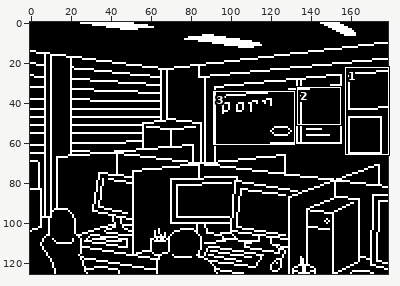
Two versions of one sprite sheet, public/asset/img/teachers_room.png. The first picture is a wide view before the edit; the outline marks the close-up.
Close-up. First the earlier version:
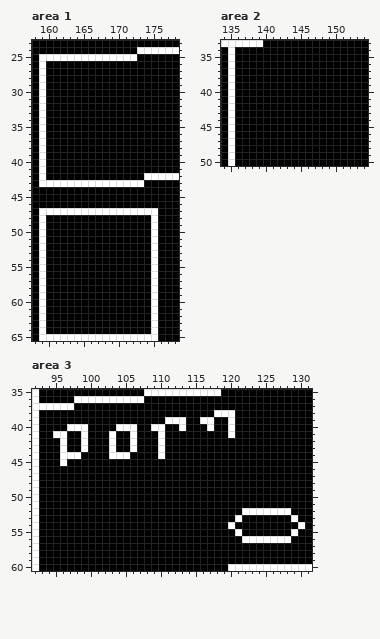
The file is 358x252 pixels, drawn in blocks of 2x2; one block is one cell here. Shown: area 1: x 158..178, y 23..65; area 2: x 134..154, y 33..50; area 3: x 92..131, y 35..60.
Now the later version:
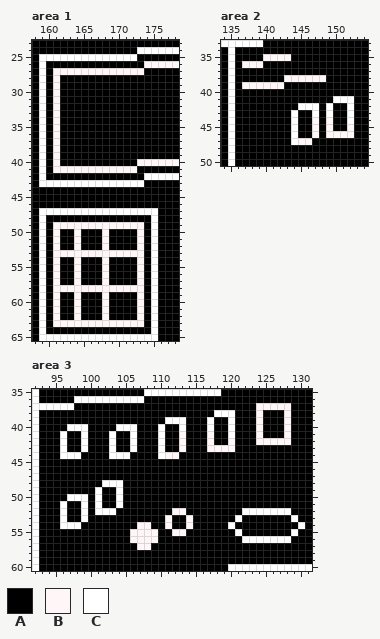
Palette (. is transparent): A #000000  B #fff7f7  C #ffffff
The edit:
Area 1:
The author changed colour A to colour B in row 26 at x 174 to 178; in row 27 at x 161 to 173; in rows 28 to 39 at x 161; in row 40 at x 161 and 173 to 178; in row 41 at x 161 to 172; in row 49 at x 161 to 173.
The author changed colour A to colour B in rows 50 to 52 at x 161, 164, 168 and 173; in row 53 at x 161 to 173; in rows 54 to 57 at x 161, 164, 168 and 173; in row 58 at x 161 to 173; in rows 59 to 62 at x 161, 164, 168 and 173; in row 63 at x 161 to 173.
Area 2:
The author changed colour A to colour B in row 35 at x 140 to 143; in row 36 at x 137 to 139; in row 38 at x 143 to 148; in row 39 at x 137 to 142; in row 44 at x 147 and 149; in row 45 at x 147, 149 and 152.
The author changed colour A to colour B in row 46 at x 147 and 149 to 152; in row 47 at x 145 to 146.
The author changed colour A to colour C in row 41 at x 150 to 152; in row 42 at x 145 to 147, 149 and 152; in row 43 at x 144, 147, 149 and 152; in row 44 at x 144 and 152; in rows 45 to 47 at x 144.
Area 3:
The author changed colour C to colour A in row 39 at x 116; in row 40 at x 109; in row 41 at x 95; in row 45 at x 96.
The author changed colour A to colour B in row 37 at x 124 to 128; in rows 38 to 40 at x 124 and 128; in row 41 at x 113, 117, 124 and 128; in row 42 at x 113, 117, 120 and 124 to 128; in row 43 at x 113 and 117 to 120; in row 44 at x 111 to 112.
The author changed colour A to colour B in row 52 at x 112 to 113; in row 53 at x 111 and 114; in row 54 at x 107 to 108, 111 and 114; in row 55 at x 106 to 109 and 112 to 113; in row 56 at x 106 to 109; in row 57 at x 107 to 108.
The author changed colour A to colour C in row 48 at x 102 to 104; in row 49 at x 101 and 104; in row 50 at x 97 to 99, 101 and 104; in row 51 at x 96, 99, 101 and 104; in row 52 at x 96, 99 and 101 to 103; in row 53 at x 96 and 99.
The author changed colour A to colour C in row 54 at x 96 to 98.
Changed places in both close-ups, as pixel boxes (x1, y1, x2, y2):
changed: (53, 61, 179, 173)
changed: (53, 222, 144, 327)
changed: (242, 54, 354, 145)
changed: (165, 403, 291, 459)
changed: (151, 424, 158, 431)
changed: (53, 431, 67, 466)
changed: (60, 480, 193, 550)
